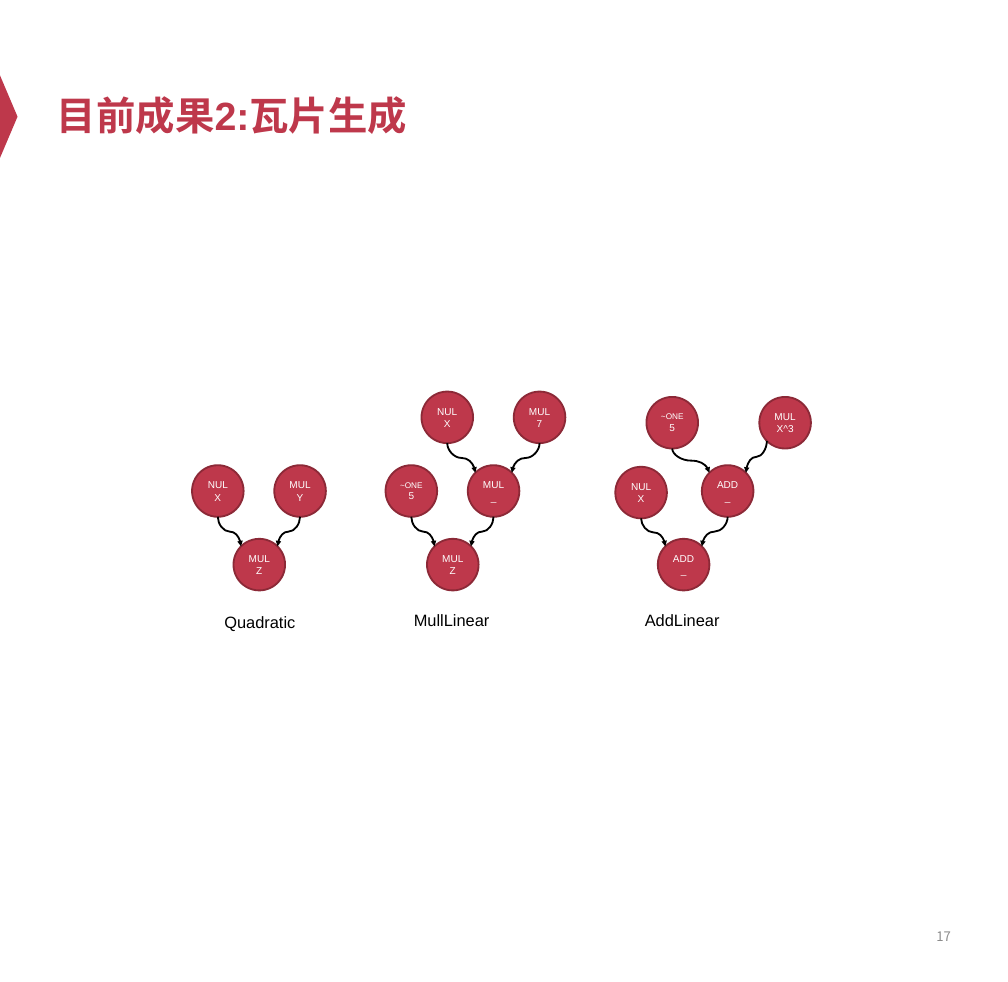
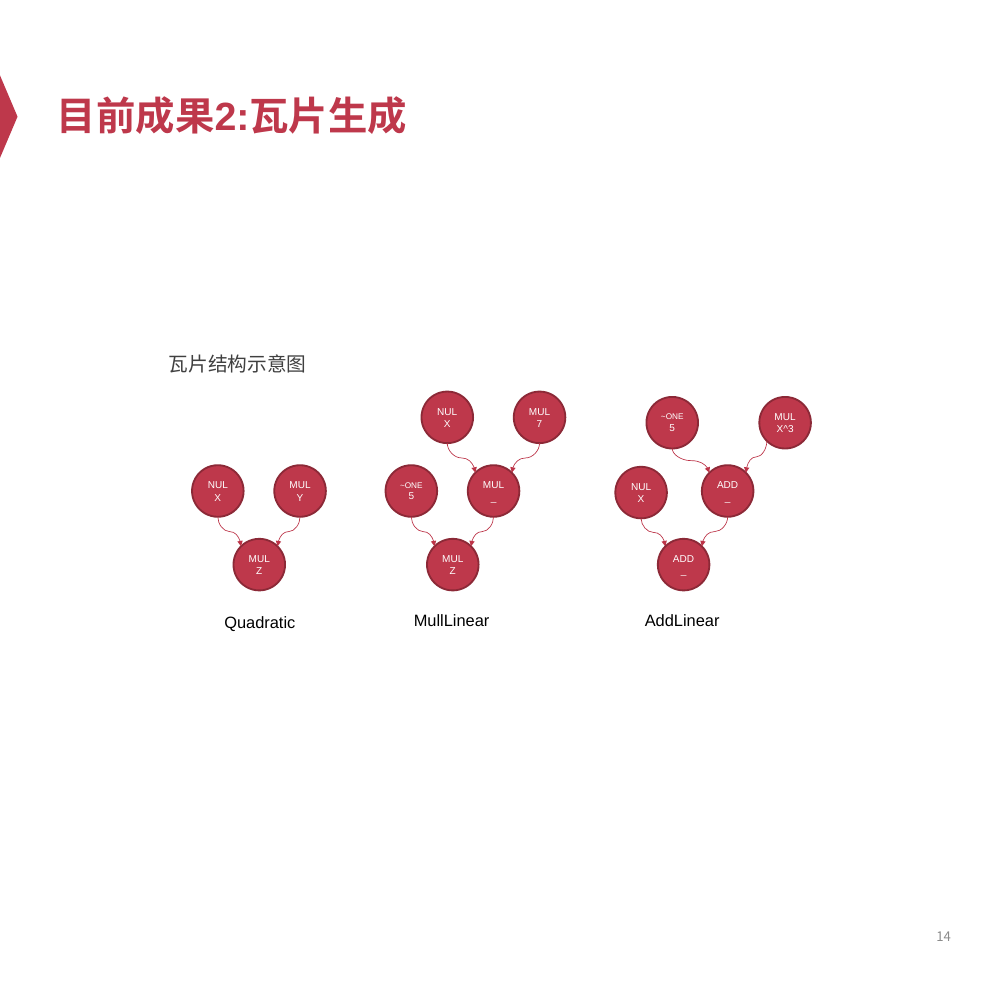
Before and after one commit to Ash1sc/R1CS-normal-form-generator, a slide deck: slide 14 of meeting_docs/中期答辩/中期答辩PPT [自动保存的].pptx (slide 17 before the commit). Drawn at 1008x982 pixels with LibreOffice and Linux fonts; fonts in the diff are those of the drawing. Boxes give left, top, right and bottom in pixels: in the first picture for what was removed or moved away, otherwise in the second. Text is boxed around its words. In the diff, an @@ line names an element or a change of style, - is before the commit and + after.

```diff
--- a/meeting_docs/中期答辩/中期答辩PPT [自动保存的].pptx
+++ b/meeting_docs/中期答辩/中期答辩PPT [自动保存的].pptx
@@ text added at (x1=169, y1=354, x2=307, y2=373), 21.6 pt, text #404040 @@
+  瓦片结构示意图
@@ curved arrow (447, 443) - (475, 473): stroke #000000 2 pt to #BD3347 0.75 pt @@
@@ curved arrow (540, 443) - (512, 473): stroke #000000 2 pt to #BD3347 0.75 pt @@
@@ curved arrow (672, 449) - (710, 473): stroke #000000 2 pt to #BD3347 0.75 pt @@
@@ curved arrow (767, 441) - (746, 473): stroke #000000 2 pt to #BD3347 0.75 pt @@
@@ curved arrow (218, 517) - (241, 546): stroke #000000 2 pt to #BD3347 0.75 pt @@
@@ curved arrow (300, 517) - (278, 546): stroke #000000 2 pt to #BD3347 0.75 pt @@
@@ curved arrow (412, 517) - (435, 546): stroke #000000 2 pt to #BD3347 0.75 pt @@
@@ curved arrow (494, 517) - (471, 546): stroke #000000 2 pt to #BD3347 0.75 pt @@
@@ curved arrow (642, 519) - (666, 546): stroke #000000 2 pt to #BD3347 0.75 pt @@
@@ curved arrow (728, 517) - (702, 546): stroke #000000 2 pt to #BD3347 0.75 pt @@
@@ page number at (x1=936, y1=931, x2=951, y2=941): text changed @@
-17
+14
```
Also in this commit, not shown: 7 other slides changed, 7 slides added, 4 slides removed, 38 other files.
